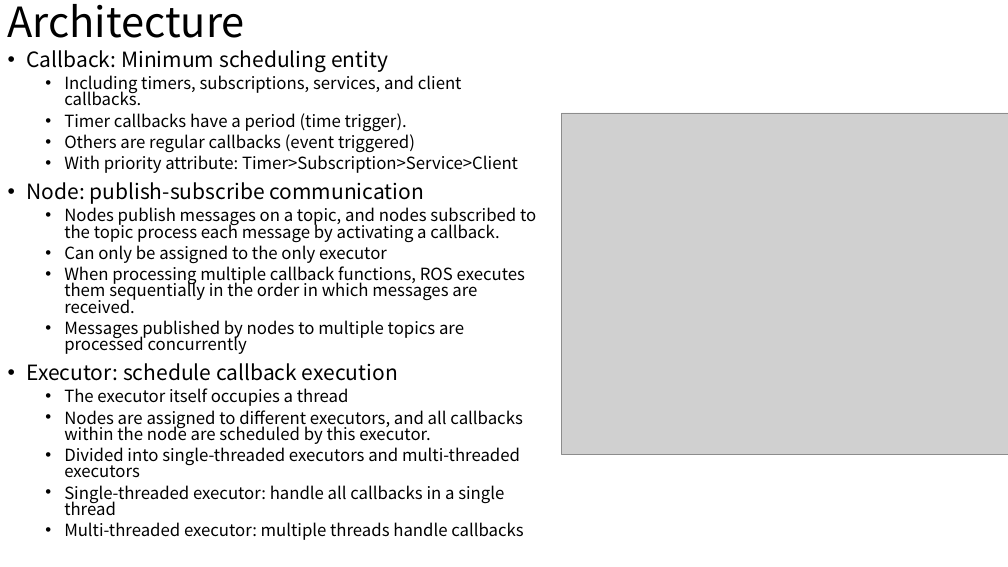
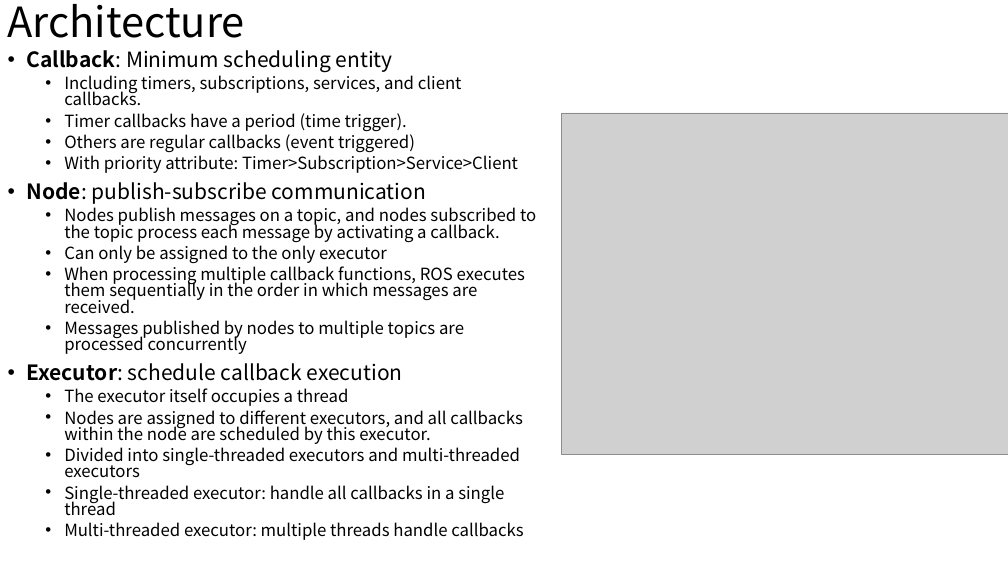
Before and after one commit to wsm6636/note, a slide deck: slide 2 of 06-ppt/discussion/0524.pptx. Drawn at 1008x567 pixels with LibreOffice and Linux fonts; fonts in the diff are those of the drawing; grey boxes stand for pictures. Boxes give left, top, right and bottom in pixels: in the first picture for what was removed or moved away, otherwise in the second. Text is boxed around its words. In the diff, an @@ line names an element or a change of style, - is before the commit and + after.

```diff
--- a/06-ppt/discussion/0524.pptx
+++ b/06-ppt/discussion/0524.pptx
@@ text at box(26, 50, 427, 381): bold on in "Callback:", "Node:", "Executor:" @@
```
Also in this commit, not shown: 4 other slides changed, 7 other files.
